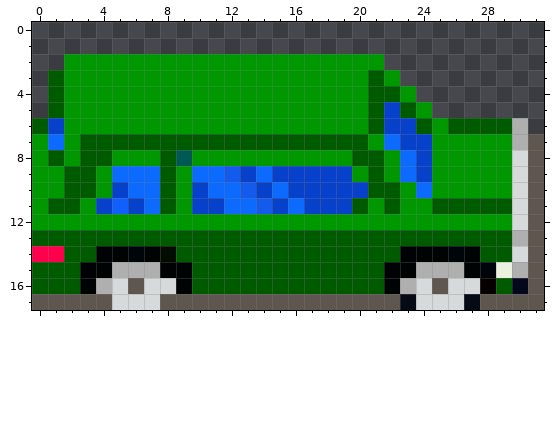
One commit to this pixel-art sprite: images/FreewayCar1.png. The picture above was drawn from the file before the commit.
The file is 32x18 pixels. Colours within 5 levels of each other are drawn and written as one.
After the commit:
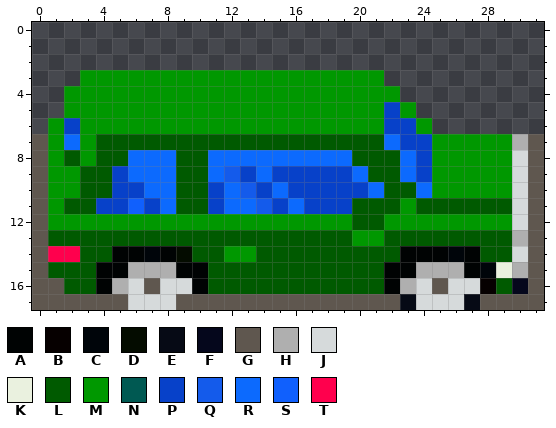
Palette (. is transparent): A #000303  B #060000  C #00050a  D #040c00  E #060a15  F #05071c  G #5f574f  H #afafaf  J #d6dadb  K #eaf1df  L #005a00  M #009800  N #005952  P #0741c9  Q #145beb  R #0c6afe  S #1060fd  T #ff004d
Change:
Changed rows in their new state; - is an unchanged pixel.
first column x 0:
 2 --....................---------
 3 -..------------------M.--------
 4 -.-------------------MM.-------
 5 -.-------------------M-M.------
 6 .MP------------------M--M......
 7 GMRM-----------------L---------
 8 GMLM-LRRRLLRRRRRRRRR--L--------
 9 G-M-LP--RLL---------R-L--------
10 G-M-L-P-RLLP---------R-L-------
11 GM-L-PSPRLL----------L--L------
12 G-------------------LL---------
13 G-------------------MM---------
14 G-T-L-ACAD--MM-----------------
15 G--L-A--H-A--------------------
16 GG-LAHJG-JA--------------------
17 -----G--J----------------------
Where, in picture pixels (left, top, right, bottom), the same in both pictures:
changed: (32, 54, 528, 310)
